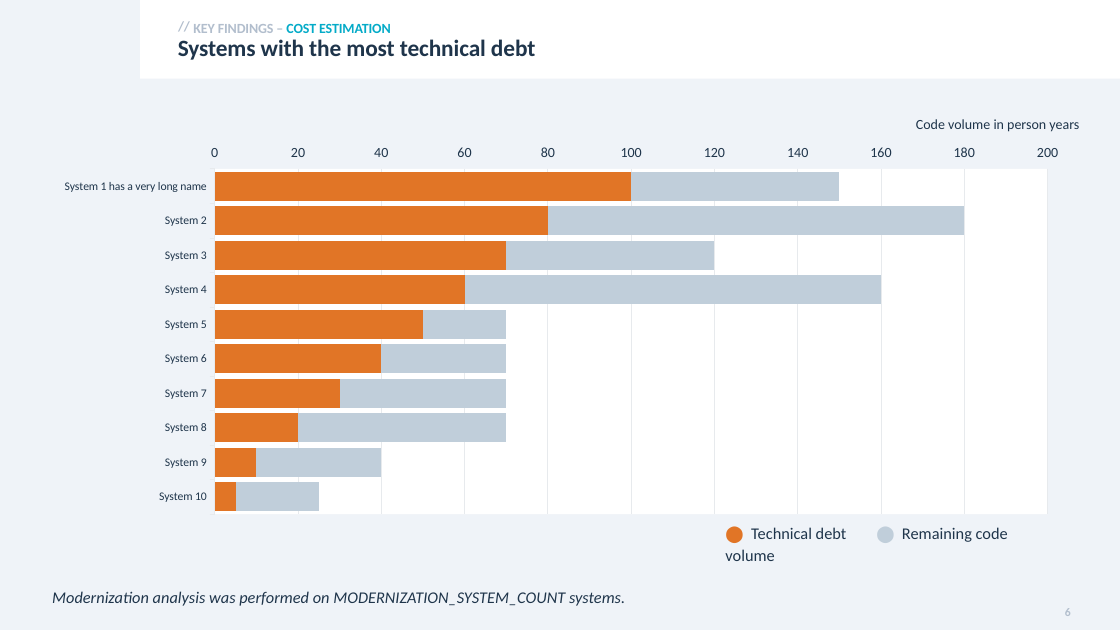
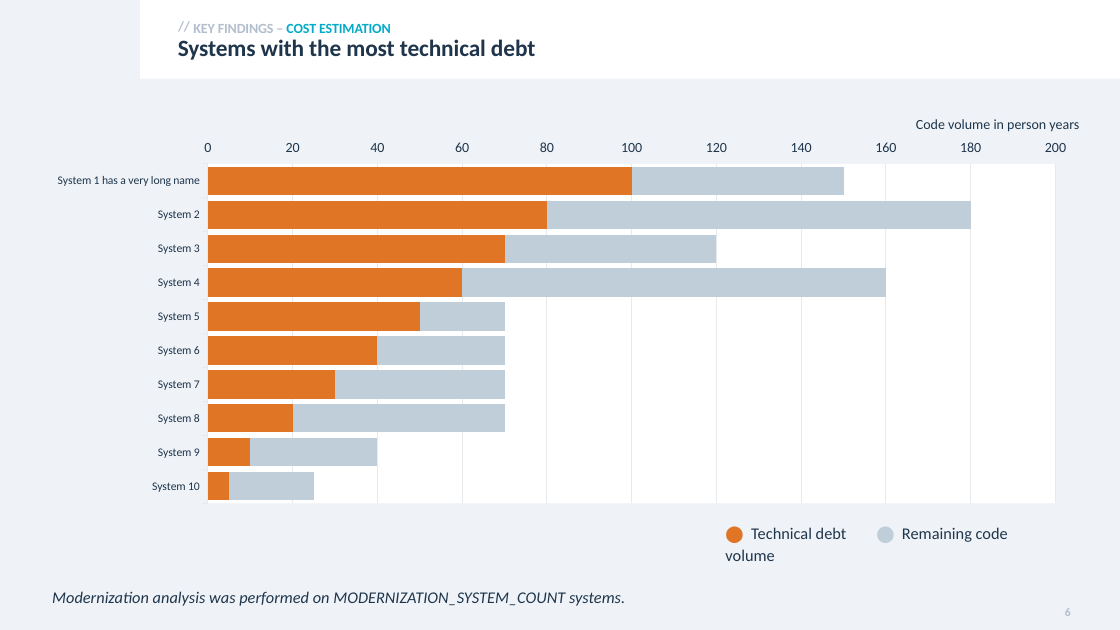
Before and after one commit to mardibiase/sigrid-integrations, a slide deck: slide 6 of report-generator/src/report_generator/presets/templates/modernization.pptx. Drawn at 1120x630 pixels with LibreOffice and Linux fonts; fonts in the diff are those of the drawing. Boxes give left, top, right and bottom in pixels: in the first picture for what was removed or moved away, otherwise in the second. Text is boxed around its words. In the diff, an @@ line names an element or a change of style, - is before the commit and + after.

```diff
--- a/report-generator/src/report_generator/presets/templates/modernization.pptx
+++ b/report-generator/src/report_generator/presets/templates/modernization.pptx
@@ bar stacked chart at [44, 136, 1079, 522] @@
@@ plot area changed @@
```
Also in this commit, not shown: 2 other slides changed, 6 other files.
